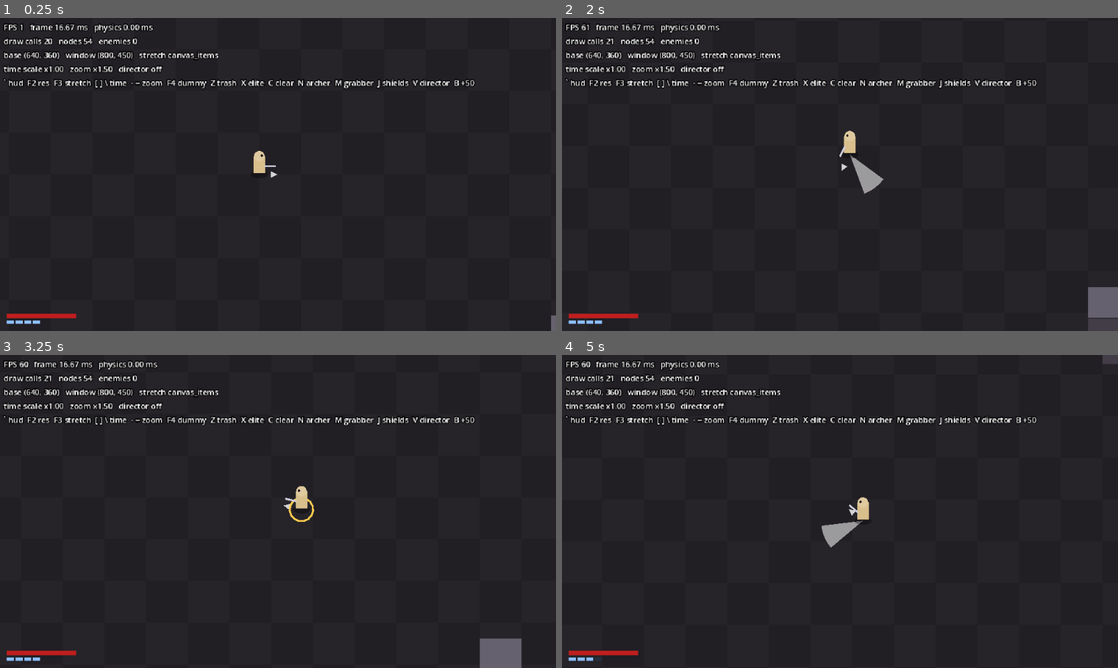
Above: before the commit, frames 1-4 (two rows, left to right).
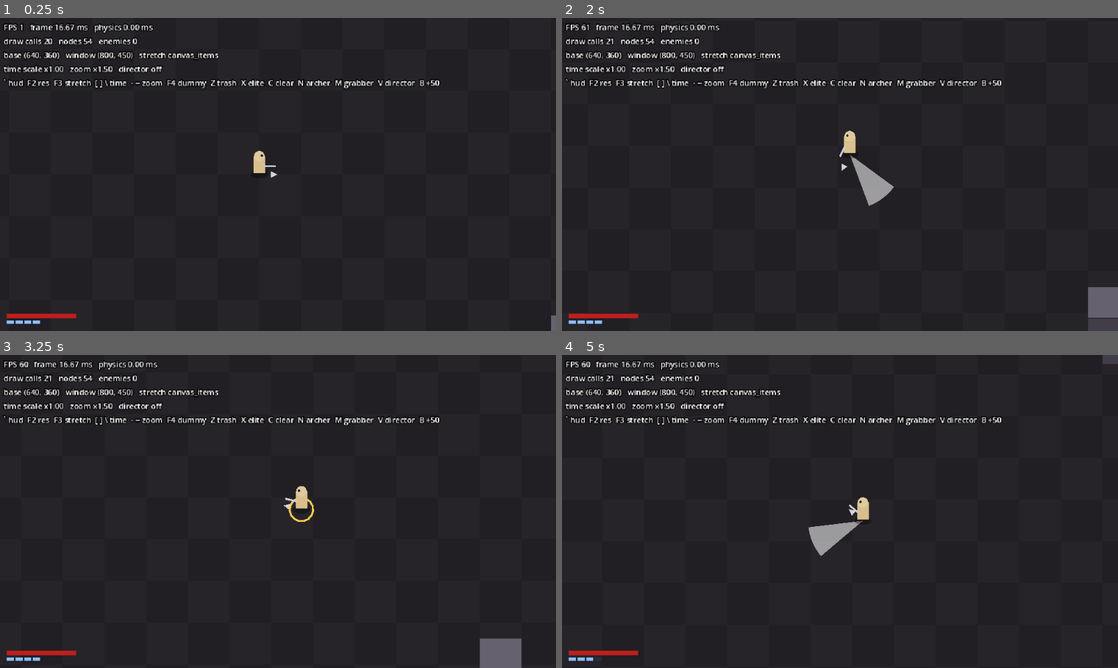
Above: after the commit, the same moments.

Repository: DiscoMorja/strawberry
Game: Godot game, scene res://levels/test_arena.tscn
The game is run twice, just before and just after one commit, with the same random seed, the same clock (stepped at 60 frames per second) and the same inputs.
Inputs (mouse positions are in pixels of both pictures, inside the frame that each line leads up to):
- Up to frame 1 (0.25 s): no input
- Up to frame 2 (2 s): tap Enter at 0.5 s; move the mouse to (962, 158) at 0.52 s; press the mouse at (962, 158) at 0.53 s; hold D (move_right) 0.53-1.25 s; right-click (962, 158) at 0.8 s; release the mouse at (962, 158) at 1.25 s; drag from (728, 190) to (812, 237) at 1.27 s
- Up to frame 3 (3.25 s): move the mouse to (333, 442) at 2.02 s; press the mouse at (333, 442) at 2.03 s; hold D (move_right) 2.03-2.75 s; right-click (333, 442) at 2.3 s; release the mouse at (333, 442) at 2.75 s; drag from (250, 574) to (111, 464) at 2.77 s
- Up to frame 4 (5 s): move the mouse to (1006, 558) at 3.52 s; hold A (move_left) 3.53-4.25 s; hold Right mouse button (block) 3.53-4.25 s; tap Space (dodge) at 3.6 s; click (1006, 558) at 3.67 s; tap C (debug_clear_enemies) at 4.15 s; drag from (673, 464) to (756, 433) at 4.27 s

The runs differ from the first frame. In frame 1, 0.2% of the frame differs, in the area x 67-86%, y 19-23%; in frame 2, 0.5%; in frame 3, 0.2%; in frame 4, 0.5%, in the area x 44-86%, y 19-65%.

Commit message:
Faster light swings, longer reach, remove shielded enemy
- Lights: wind-up 0.07s, recovery 0.14s, reach 34; stab reach 40;
  heavy reach 42
- Shielded scene and its spawns removed for now (shield support stays
  in Enemy, unused)

Co-Authored-By: Claude Opus 5.5 <noreply@anthropic.com>

Diff:
--- a/combat/data/weapons/sword_and_shield.tres
+++ b/combat/data/weapons/sword_and_shield.tres
@@ -7,10 +7,10 @@
 script = ExtResource("2_attack")
 name = "Slash L"
 sweep_direction = 1
-windup = 0.12
-active = 0.1
-recovery = 0.2
-reach = 26.0
+windup = 0.07
+active = 0.08
+recovery = 0.14
+reach = 34.0
 arc_degrees = 110.0
 damage = 14.0
 stagger = 12.0
@@ -26,10 +26,10 @@
 script = ExtResource("2_attack")
 name = "Slash R"
 sweep_direction = -1
-windup = 0.12
-active = 0.1
-recovery = 0.2
-reach = 26.0
+windup = 0.07
+active = 0.08
+recovery = 0.14
+reach = 34.0
 arc_degrees = 110.0
 damage = 14.0
 stagger = 12.0
@@ -44,10 +44,10 @@
 [sub_resource type="Resource" id="Resource_light3"]
 script = ExtResource("2_attack")
 name = "Stab"
-windup = 0.14
-active = 0.08
-recovery = 0.26
-reach = 32.0
+windup = 0.09
+active = 0.07
+recovery = 0.18
+reach = 40.0
 arc_degrees = 40.0
 sweep_direction = 0
 damage = 24.0
@@ -65,7 +65,7 @@
 windup = 0.18
 active = 0.16
 recovery = 0.38
-reach = 32.0
+reach = 42.0
 arc_degrees = 160.0
 sweep_direction = 1
 damage = 34.0
--- a/debug/debug_overlay.gd
+++ b/debug/debug_overlay.gd
@@ -73,7 +73,7 @@
 		],
 		"base %s   window %s   stretch %s" % [window.content_scale_size, window.size, stretch],
 		"time scale x%.2f   zoom x%.2f   %s" % [Juice.base_time_scale, _camera_zoom(), _director_status()],
-		"` hud  F2 res  F3 stretch  [ ] \\ time  - = zoom  F4 dummy  Z trash  X elite  C clear  N archer  M grabber  J shields  V director  B +50",
+		"` hud  F2 res  F3 stretch  [ ] \\ time  - = zoom  F4 dummy  Z trash  X elite  C clear  N archer  M grabber  V director  B +50",
 	])
 
 
--- a/enemies/shielded.tscn
+++ /dev/null
@@ -1,49 +0,0 @@
-[gd_scene load_steps=5 format=3]
-
-[ext_resource type="Script" path="res://enemies/enemy.gd" id="1_enemy"]
-[ext_resource type="Script" path="res://combat/attack_data.gd" id="2_attack"]
-
-[sub_resource type="Resource" id="Resource_bash"]
-script = ExtResource("2_attack")
-name = "Shield Bash"
-windup = 0.6
-active = 0.1
-recovery = 0.6
-reach = 16.0
-arc_degrees = 80.0
-sweep_direction = 0
-damage = 10.0
-stagger = 22.0
-cleave = 1.0
-knockback = 90.0
-hit_stop = 0.0
-shake = 0.15
-block_cost = 1
-lunge_distance = 10.0
-move_speed_multiplier = 0.2
-
-[sub_resource type="CircleShape2D" id="CircleShape2D_body"]
-radius = 6.0
-
-[node name="Shielded" type="CharacterBody2D"]
-collision_layer = 4
-collision_mask = 3
-motion_mode = 1
-script = ExtResource("1_enemy")
-attacks = Array[ExtResource("2_attack")]([SubResource("Resource_bash")])
-move_speed = 45.0
-attack_cooldown = 1.6
-token_cost = 1
-windup_turn_rate = 2.0
-interrupt_tier = 1
-shield_arc_degrees = 120.0
-shield_break_stagger = 24.0
-max_health = 45.0
-mass = 2.0
-stagger_resist = 10.0
-body_radius = 6.0
-body_height = 13.0
-body_color = Color(0.45, 0.5, 0.6, 1)
-
-[node name="CollisionShape2D" type="CollisionShape2D" parent="."]
-shape = SubResource("CircleShape2D_body")
--- a/levels/test_arena.gd
+++ b/levels/test_arena.gd
@@ -7,7 +7,6 @@
 const EliteScene := preload("res://enemies/elite.tscn")
 const ArcherScene := preload("res://enemies/archer.tscn")
 const GrabberScene := preload("res://enemies/grabber.tscn")
-const ShieldedScene := preload("res://enemies/shielded.tscn")
 const TRASH_PACK_SIZE := 6
 const STRESS_PACKS := 5
 const STRESS_PACK_SIZE := 10
@@ -57,7 +56,6 @@
 	_director = Director.new()
 	_director.trash_scene = TrashScene
 	_director.elite_scene = EliteScene
-	_director.shielded_scene = ShieldedScene
 	_director.special_scenes.assign([ArcherScene, GrabberScene])
 	add_child(_director)
 
@@ -75,9 +73,6 @@
 		_spawn(ArcherScene, mouse)
 	elif event.is_action_pressed("debug_spawn_grabber"):
 		_spawn(GrabberScene, mouse)
-	elif event.is_action_pressed("debug_spawn_shielded"):
-		for i in 4:
-			_spawn(ShieldedScene, mouse + Vector2.from_angle(TAU * i / 4) * 12.0)
 	elif event.is_action_pressed("debug_toggle_director"):
 		_director.set_enabled(not _director.enabled)
 		Juice.popup_text(get_viewport().get_camera_2d().get_screen_center_position() + Vector2(0, -60),
--- a/project.godot
+++ b/project.godot
@@ -220,11 +220,6 @@
 debug_spawn_grabber={
 "deadzone": 0.5,
 "events": [Object(InputEventKey,"resource_local_to_scene":false,"resource_name":"","device":-1,"window_id":0,"alt_press …(190 unchanged characters)…
-]
-}
-debug_spawn_shielded={
-"deadzone": 0.5,
-"events": [Object(InputEventKey,"resource_local_to_scene":false,"resource_name":"","device":-1,"window_id":0,"alt_pressed":false,"shift_pressed":false,"ctrl_pressed":false,"meta_pressed":false,"pressed":false,"keycode":74,"physical_keycode":0,"key_label":0,"unicode":0,"location":0,"echo":false,"script":null)
 ]
 }
 
